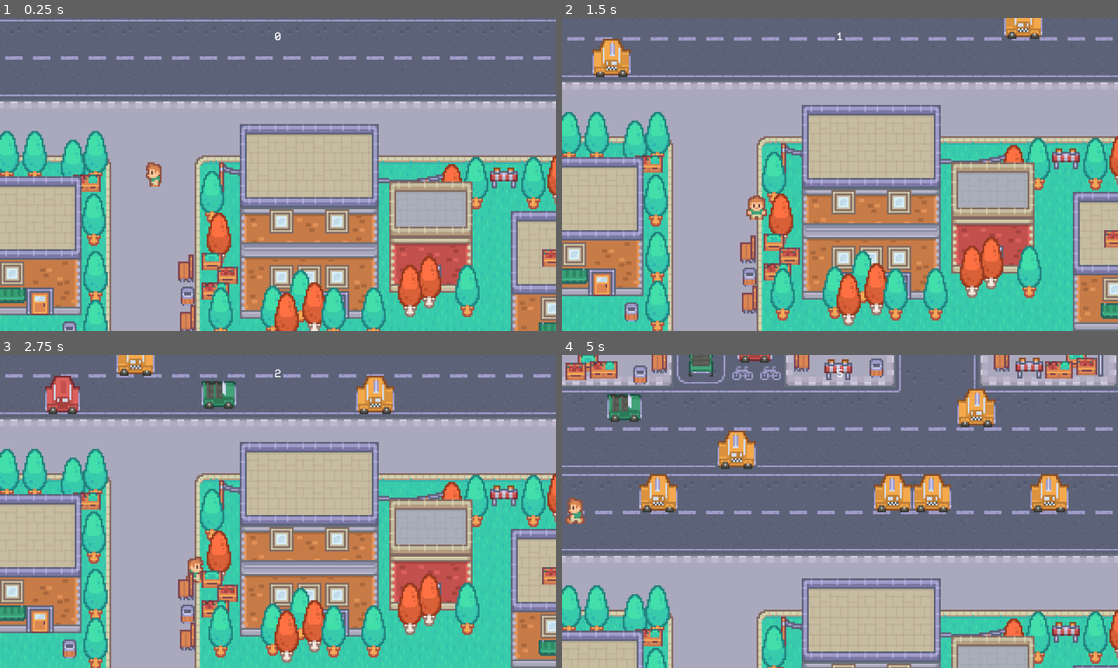
Above: before the commit, frames 1-4 (two rows, left to right).
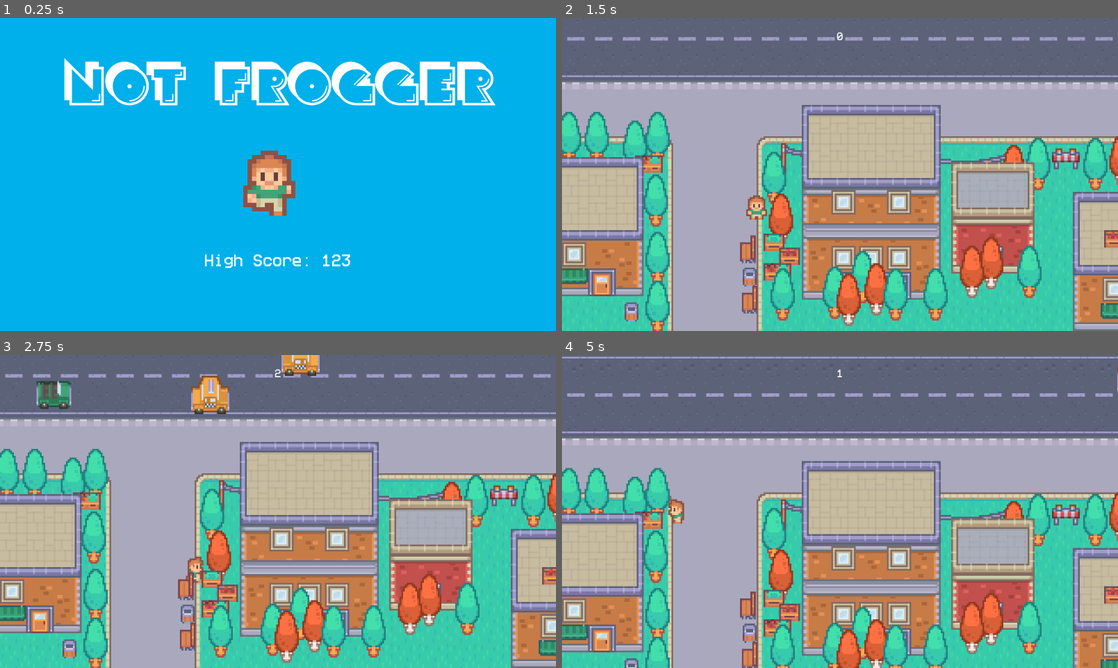
Above: after the commit, the same moments.

Repository: mikelsito/FroggerClone
Game: Godot game, scene res://scenes/title.tscn
The game is run twice, just before and just after one commit, with the same random seed, the same clock (stepped at 60 frames per second) and the same inputs. Before the commit the project starts from res://scenes/game.tscn.
Inputs:
- Up to frame 1 (0.25 s): no input
- Up to frame 2 (1.5 s): hold D (right) 0.53-1.28 s; tap Space (confirm) at 0.6, 1.35 s; hold S (down) from 1.28 s (still down)
- Up to frame 3 (2.75 s): release S (down) at 2.03 s; hold D (right) from 2.03 s (still down); tap Space (confirm) at 2.1 s
- Up to frame 4 (5 s): release D (right) at 2.78 s; hold W (up) 2.78-3.53 s; tap Space (confirm) at 2.85, 3.6, 4.35 s; hold A (left) from 3.53 s (still down)

The runs differ from the first frame. In frame 1, 100% of the frame differs, in the area x 0-100%, y 0-100%; in frame 2, 1.2%; in frame 3, 3.3%; in frame 4, 73%.

Commit message:
Functional title screen and timer.

Diff:
--- a/project.godot
+++ b/project.godot
@@ -15,7 +15,7 @@
 [application]
 
 config/name="Frogger"
-run/main_scene="uid://dfq2iqhuccltx"
+run/main_scene="uid://bg46h5x2n6eev"
 config/features=PackedStringArray("4.6", "Forward Plus")
 config/icon="res://icon.svg"
 
--- a/scenes/game.gd
+++ b/scenes/game.gd
@@ -3,9 +3,11 @@
 var car: PackedScene = preload("res://scenes/car1.tscn")
 var score: int = 0
 
-func go_to_title(body):
-	if body.name == "Player":
-		print("Ouch!")
+func change_scene():
+	get_tree().change_scene_to_file('res://scenes/title.tscn')
+
+func go_to_title(_body):
+	call_deferred("change_scene")
 
 func _on_car_timer_timeout() -> void:
 	var yellow = car.instantiate() as Area2D
--- /dev/null
+++ b/scenes/title.gd
@@ -0,0 +1,5 @@
+extends Control
+
+func _process(_delta: float) -> void:
+	if Input.is_action_just_pressed("confirm"):
+		get_tree().change_scene_to_file("res://scenes/game.tscn")
--- a/scenes/title.tscn
+++ b/scenes/title.tscn
@@ -1,6 +1,7 @@
 [gd_scene format=3 uid="uid://bg46h5x2n6eev"]
 
 [ext_resource type="FontFile" uid="uid://dr201ov4c76pb" path="res://fonts/Crackman.otf" id="1_4ignj"]
+[ext_resource type="Script" uid="uid://b7ytu68u08vc1" path="res://scenes/title.gd" id="1_pyl7j"]
 [ext_resource type="Texture2D" uid="uid://c4q6c7mxqh78h" path="res://graphics/player/player_tileset.png" id="2_p6dhs"]
 [ext_resource type="FontFile" uid="uid://hqpa84d2dqvp" path="res://fonts/Better VCR 9.0.1.ttf" id="3_pyl7j"]
 
@@ -43,6 +44,7 @@
 anchor_bottom = 1.0
 grow_horizontal = 2
 grow_vertical = 2
+script = ExtResource("1_pyl7j")
 
 [node name="ColorRect" type="ColorRect" parent="." unique_id=98931834]
 layout_mode = 1
@@ -88,7 +90,7 @@
 scale = Vector2(10, 10)
 sprite_frames = SubResource("SpriteFrames_ia1n6")
 autoplay = "default"
-frame_progress = 0.29450786
+frame_progress = 0.37840593
 
 [node name="Label2" type="Label" parent="." unique_id=1590301183]
 layout_mode = 1
--- a/scenes/win.gd
+++ b/scenes/win.gd
@@ -1,5 +1,7 @@
 extends Area2D
 
-func _on_body_entered(body: Node2D) -> void:
-	if body.name == "Player":
-		print("entered")
+func change_scene():
+	get_tree().change_scene_to_file('res://scenes/title.tscn')
+
+func _on_body_entered(_body: Node2D) -> void:
+	call_deferred("change_scene")
Not shown, added: scenes/title.gd.uid
